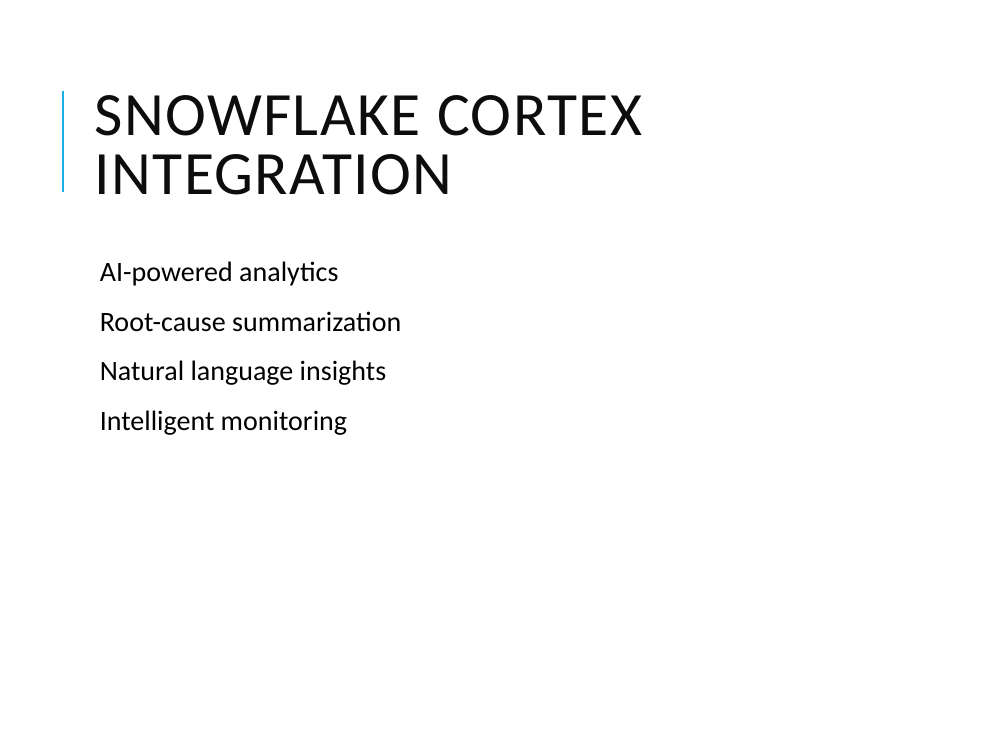
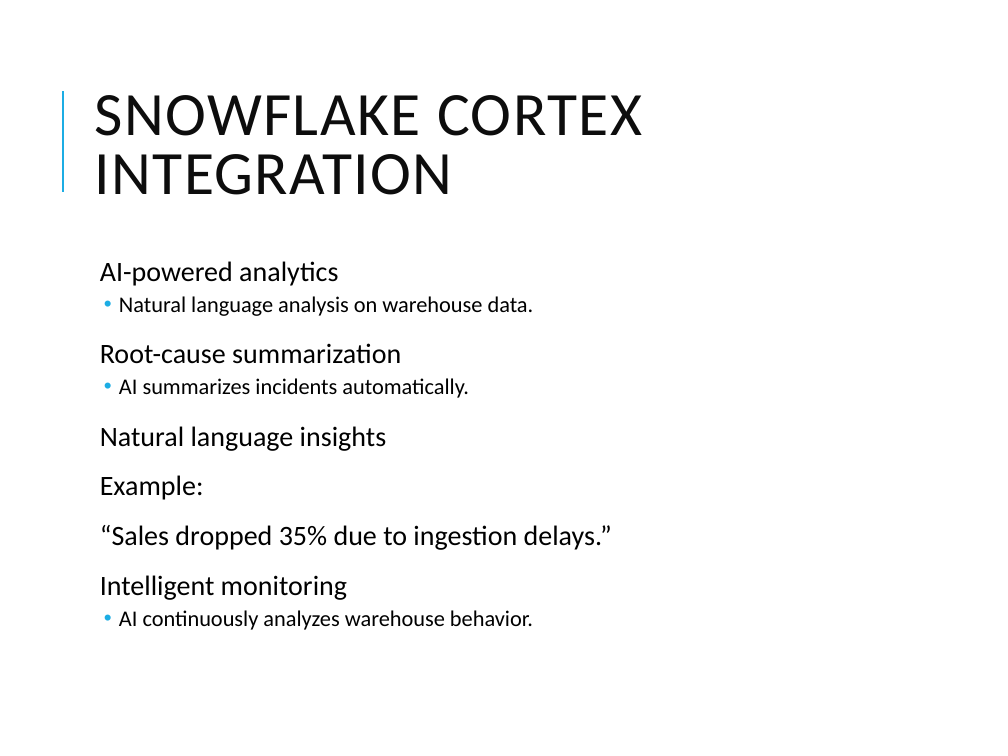
Before and after one commit to vikash-verma-profile/SIG-GENAI-May-2026, a slide deck: slide 37 of Week-3/Day-2/Autonomous_AI_Data_Quality_Self_Healing_Pipelines.pptx (slide 14 before the commit). Drawn at 1008x756 pixels with LibreOffice and Linux fonts; fonts in the diff are those of the drawing. Boxes give left, top, right and bottom in pixels: in the first picture for what was removed or moved away, otherwise in the second. Text is boxed around its words. In the diff, an @@ line names an element or a change of style, - is before the commit and + after.

```diff
--- a/Week-3/Day-2/Autonomous_AI_Data_Quality_Self_Healing_Pipelines.pptx
+++ b/Week-3/Day-2/Autonomous_AI_Data_Quality_Self_Healing_Pipelines.pptx
@@ text at (x1=119, y1=296, x2=534, y2=316): paragraph added @@
+  • Natural language analysis on warehouse data.
@@ text at (x1=119, y1=378, x2=469, y2=398): paragraph added @@
+  • AI summarizes incidents automatically.
@@ text at (x1=100, y1=475, x2=612, y2=550): paragraphs added @@
+  Example:
+  “Sales dropped 35% due to ingestion delays.”
@@ text at (x1=119, y1=610, x2=533, y2=630): paragraph added @@
+  • AI continuously analyzes warehouse behavior.
```
Also in this commit, not shown: 10 other slides changed, 26 slides added, 2 other files.
